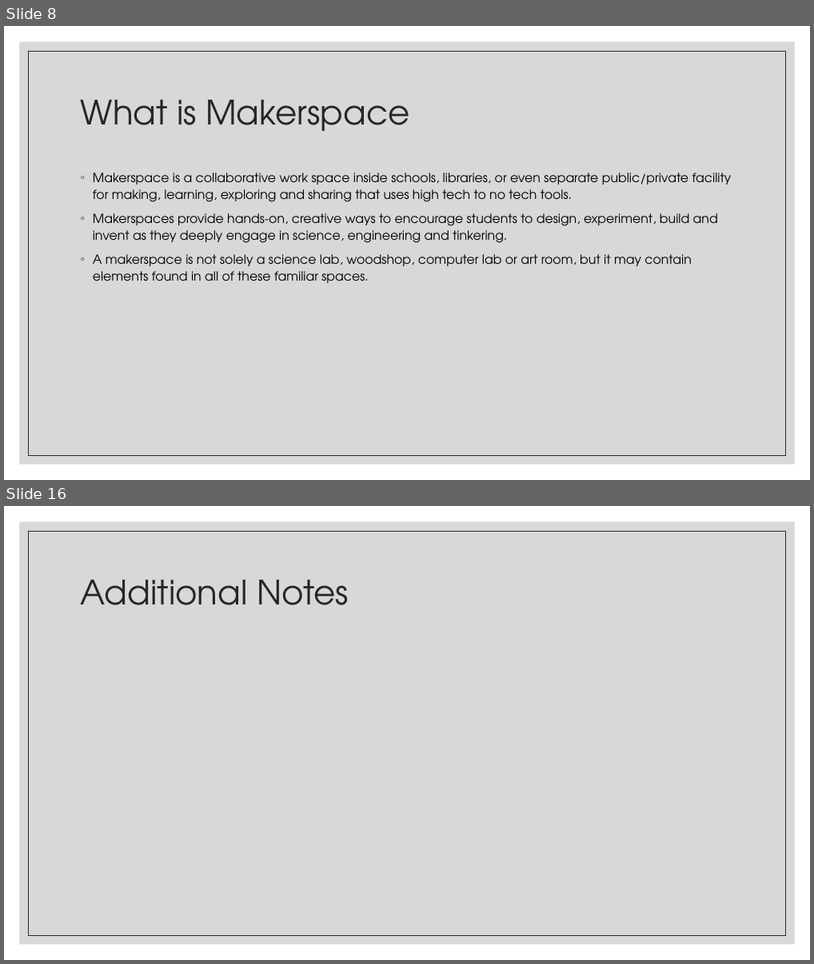
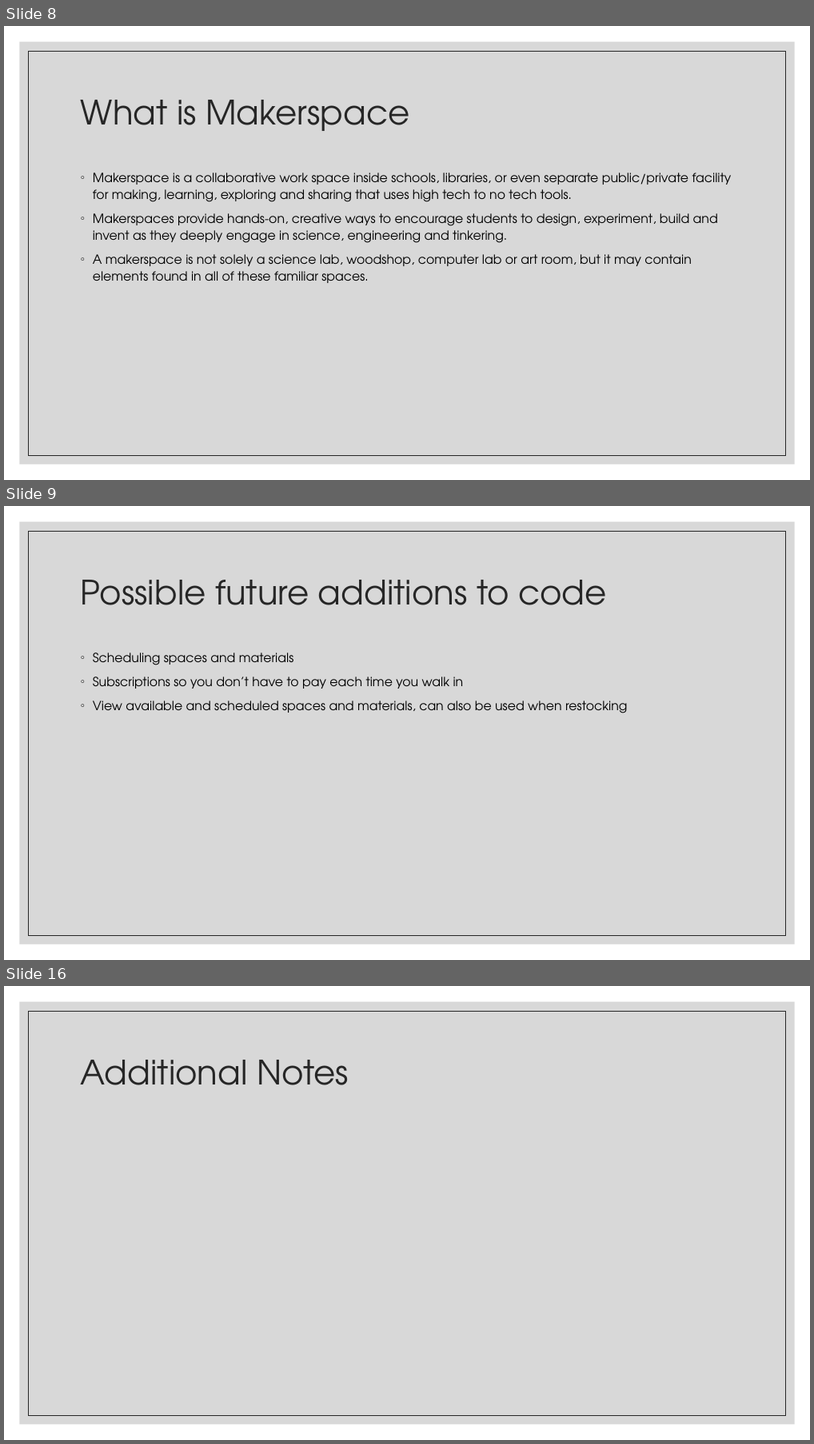
Before and after one commit to KershawK5646/CapstoneProject, a slide deck: Presentation/MakerSpace.pptx. Shown one above the other, each under a label of ours: slides 8 and 16 before the commit, slides 8, 9 and 16 after it; the slides between them are not shown. The pictures are 814x964 and 814x1444 pixels, drawn with LibreOffice and Linux fonts; fonts in the diff are those of the drawing. Boxes give left, top, right and bottom in pixels: in the first picture for what was removed or moved away, otherwise in the second. Text is boxed around its words. In the diff, an @@ line names an element or a change of style, - is before the commit and + after.

```diff
--- a/Presentation/MakerSpace.pptx
+++ b/Presentation/MakerSpace.pptx
@@ slide 9 added at (4,506,810,960), background #FFFFFF; not listed: 2 template elements that a slide beside it also shows @@
@@ title added at (81,580,607,605), 40 pt, text #262626 @@
+Possible future additions to code
@@ text added at (93,652,627,713), 15 pt, text #000000 @@
+◦ Scheduling spaces and materials
+◦ Subscriptions so you don’t have to pay each time you walk in
+◦ View available and scheduled spaces and materials, can also be used when restocking
```
Also in this commit, not shown: 1 slide removed, 1 other file.
